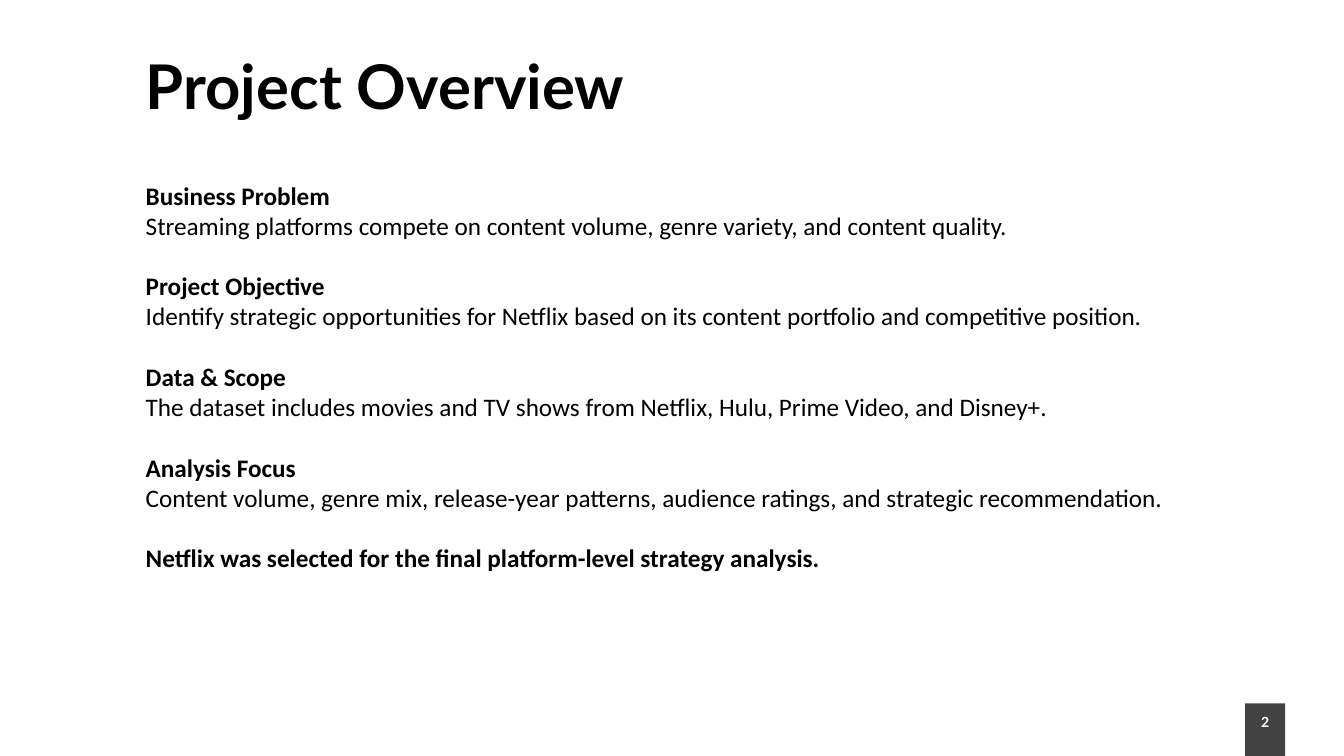
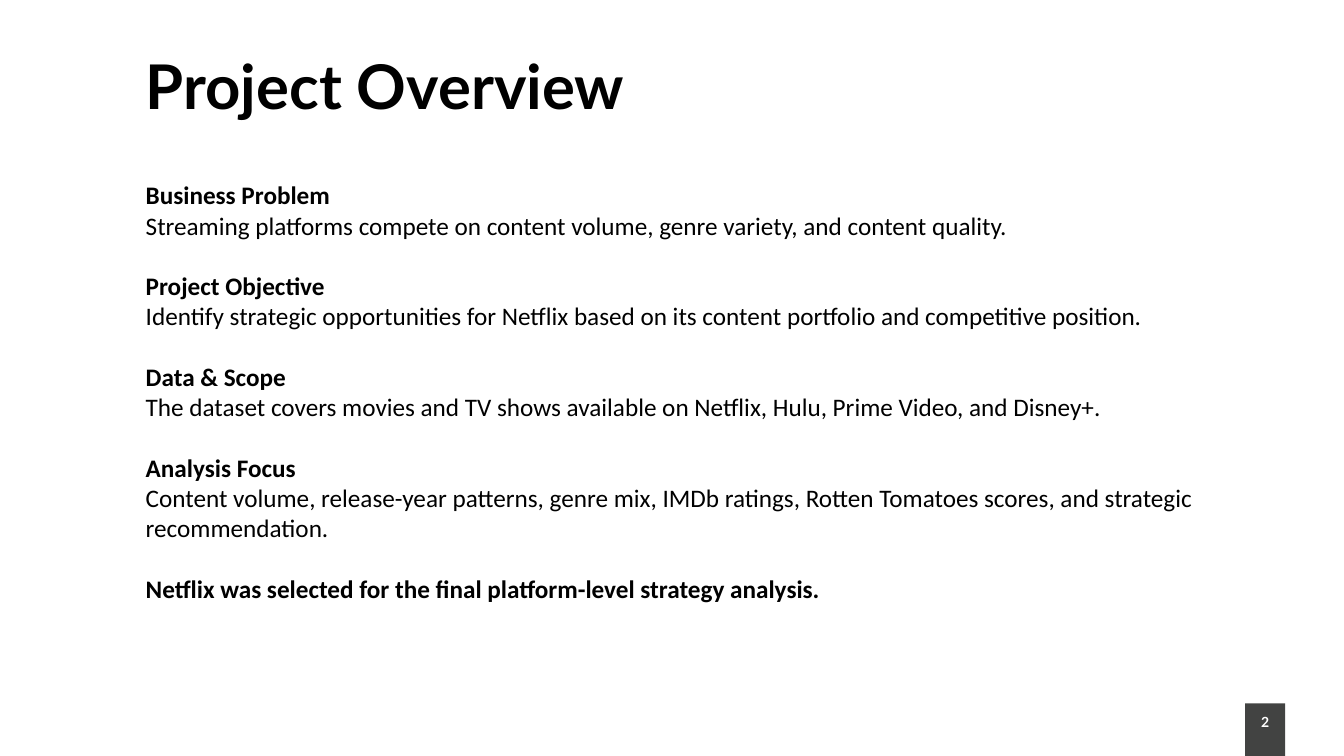
Before and after one commit to irgengu-ai/streaming-bi-svod, a slide deck: slide 2 of presentation/Netflix_Strategy_Analysis.pptx. Drawn at 1344x756 pixels with LibreOffice and Linux fonts; fonts in the diff are those of the drawing; background and template pictures are left out. Boxes give left, top, right and bottom in pixels: in the first picture for what was removed or moved away, otherwise in the second. Text is boxed around its words. In the diff, an @@ line names an element or a change of style, - is before the commit and + after.

```diff
--- a/presentation/Netflix_Strategy_Analysis.pptx
+++ b/presentation/Netflix_Strategy_Analysis.pptx
@@ text at [146,186,1192,537]: text changed @@
-Business Problem
-Streaming platforms compete on content volume, genre variety, and content quality.
-Project Objective
-Identify strategic opportunities for Netflix based on its content portfolio and competitive position.
-Data & Scope
-The dataset includes movies and TV shows from Netflix, Hulu, Prime Video, and Disney+.
-Analysis Focus
-Content volume, genre mix, release-year patterns, audience ratings, and strategic recommendation.
+Business Problem
+Streaming platforms compete on content volume, genre variety, and content quality.
+Project Objective
+Identify strategic opportunities for Netflix based on its content portfolio and competitive position.
+Data & Scope
+The dataset covers movies and TV shows available on Netflix, Hulu, Prime Video, and Disney+.
+Analysis Focus
+Content volume, release-year patterns, genre mix, IMDb ratings, Rotten Tomatoes scores, and strategic recommendation.
```
Also in this commit, not shown: 5 other slides changed, 2 slides added, 1 slide removed.
